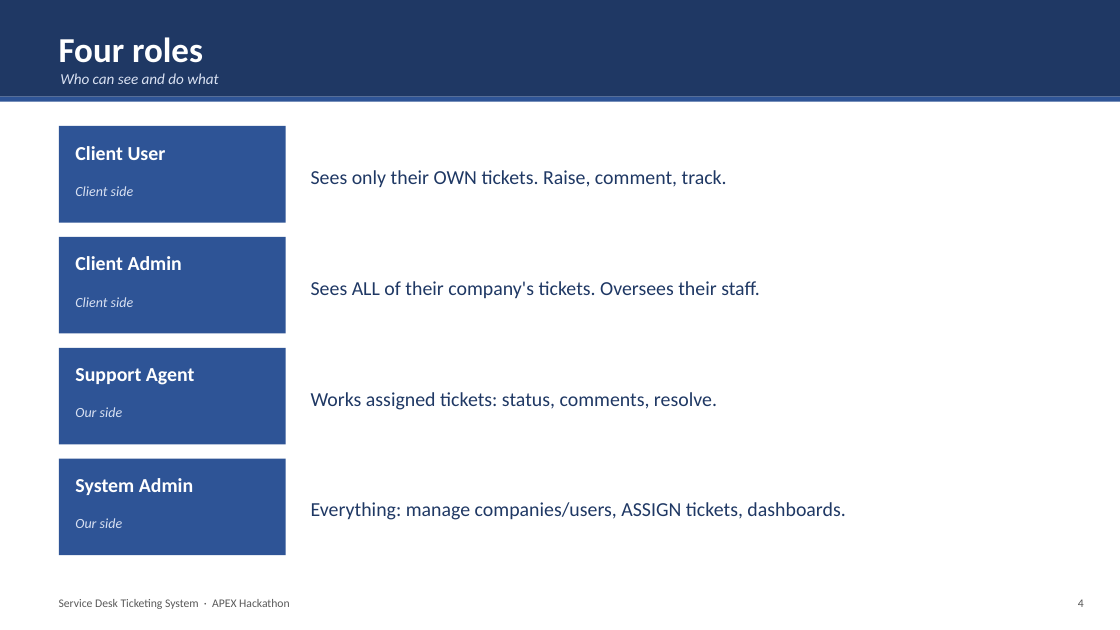
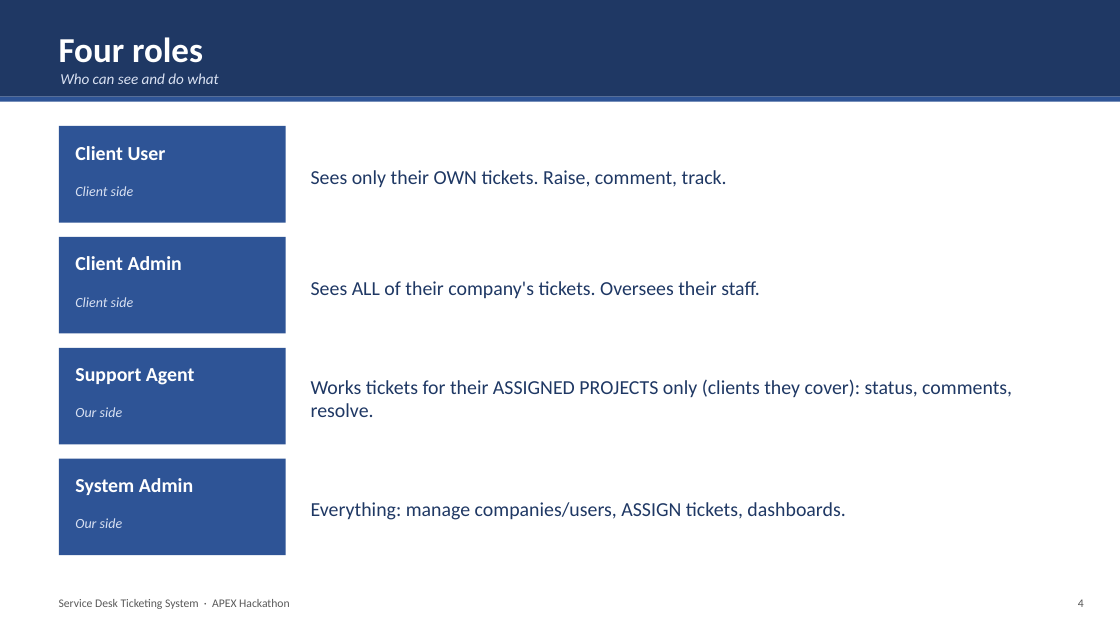
Before and after one commit to Dhawi1902/servicedesk-apex, a slide deck: slide 4 of docs/Ticketing-Kickoff.pptx. Drawn at 1120x630 pixels with LibreOffice and Linux fonts; fonts in the diff are those of the drawing. Boxes give left, top, right and bottom in pixels: in the first picture for what was removed or moved away, otherwise in the second. Text is boxed around its words. In the diff, an @@ line names an element or a change of style, - is before the commit and + after.

Commit message:
feat: scope support agents to their assigned projects (decision I)
Agents now see only tickets for the client companies they cover (new
AGENT_COMPANIES bridge table) instead of every client's open queue.
The 4 roles are unchanged: Manager, L1/L2/L3 tiers, and Project Lead
are NOT separate roles (overseer behaviour, Escalate action, and a
deferred is_lead flag respectively).

Synced across every artifact: brief, visual HTML, kickoff deck,
requirements tracker, page-build-guide (7-table schema + AGENT_COMPANIES,
the visibility predicate in all 5 places, and the Page 10a admin grid),
CLAUDE.md, and the tenant-isolation-auditor agent.

```diff
--- a/docs/Ticketing-Kickoff.pptx
+++ b/docs/Ticketing-Kickoff.pptx
@@ text at (x1=311, y1=379, x2=1012, y2=417): text changed @@
-Works assigned tickets: status, comments, resolve.
+Works tickets for their ASSIGNED PROJECTS only (clients they cover): status, comments, resolve.
```
Also in this commit, not shown: 2 other slides changed, 8 other files.
